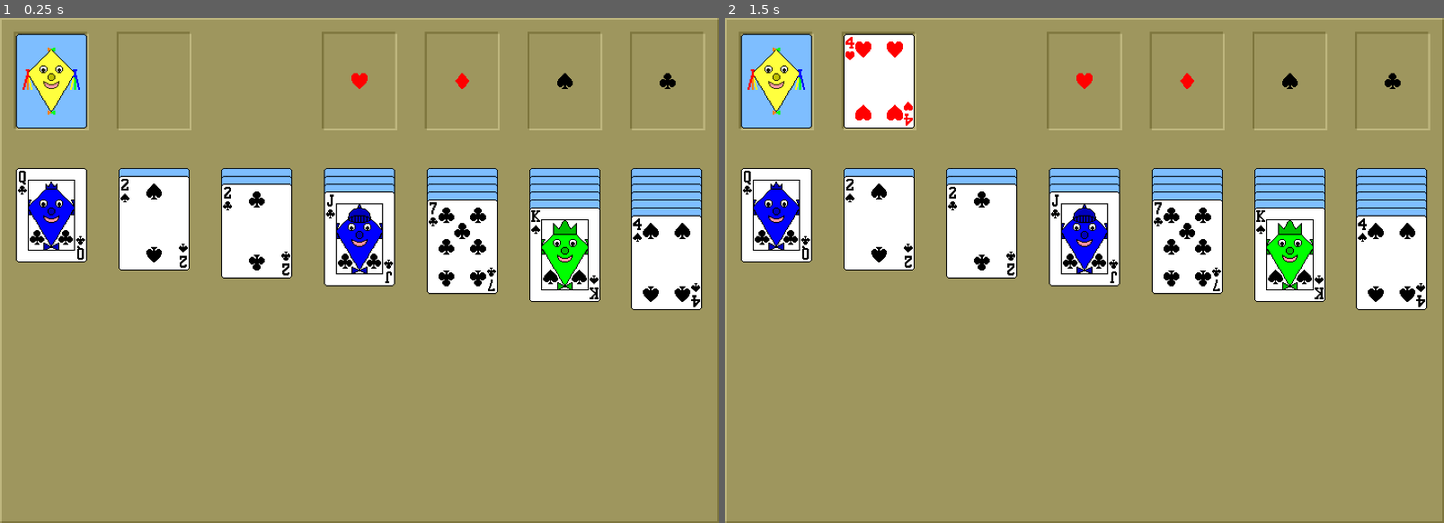
Above: before the commit, frames 1-2 (left to right).
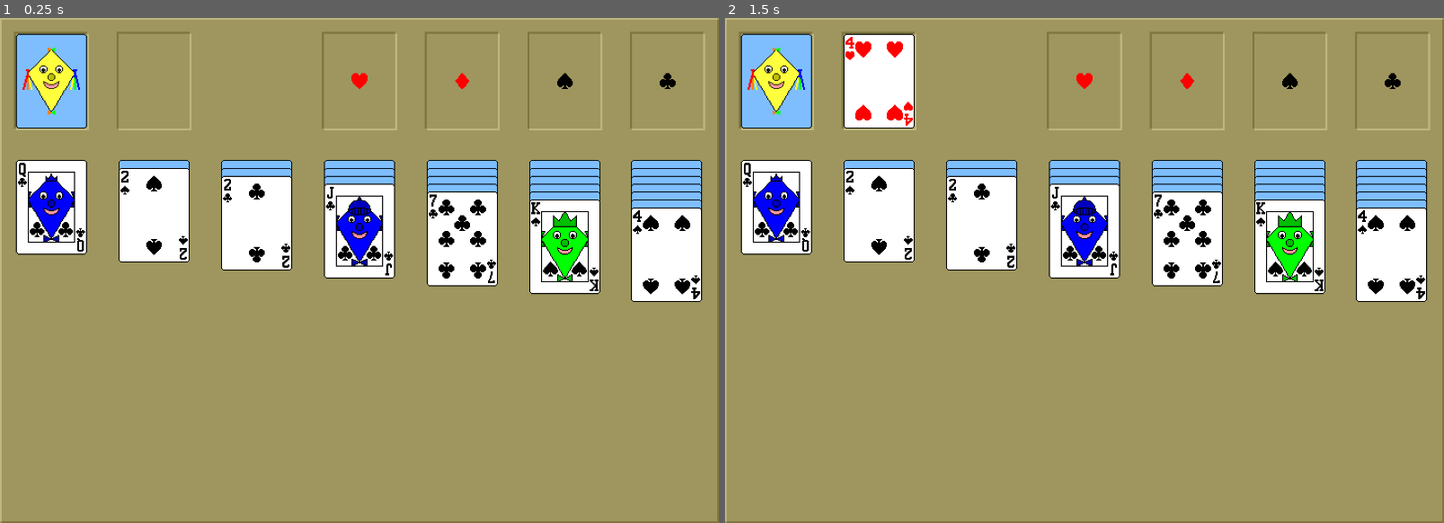
Above: after the commit, the same moments.

Repository: Drachenbauer/Solitaire
Game: Godot game, scene res://scenes/Game.tscn
Two runs of this game, one before a commit and one after it. Both use one fixed random seed, a clock stepped at 60 frames per second and the inputs below.
Inputs (mouse positions are in pixels of both pictures, inside the frame that each line leads up to):
- Up to frame 1 (0.25 s): no input
- Up to frame 2 (1.5 s): click (775, 78) at 0.5 s; click (875, 78) at 1.25 s

The runs differ from the first frame. In frame 1, 6.6% of the frame differs, in the area x 2-98%, y 28-58%; in frame 2, 6.6%.

Commit message:
work at the bottom stacks

Diff:
--- a/scenes/Card.tscn
+++ b/scenes/Card.tscn
@@ -93,6 +93,7 @@
 				G.bottom_stacks[stack_id].append(self)
 				containing_stack.erase(self)
 				containing_stack = stack
+				add_child_to_stack(G.bottom_stacks[stack_id])
 				is_picked = false
 				G.is_holding_card = false
 				return
@@ -106,6 +107,7 @@
 						G.bottom_stacks[stack_id].append(self)
 						containing_stack.erase(self)
 						containing_stack = stack
+						add_child_to_stack(G.bottom_stacks[stack_id])
 						is_picked = false
 						G.is_holding_card = false
 						return
@@ -147,6 +149,13 @@
 	tween.start()
 	yield(tween,\"tween_completed\")
 	G.is_card_sliding = false
+
+func add_child_to_stack(new_stack):
+	if child != null:
+		new_stack.append(child)
+		child.containing_stack.erase(child)
+		child.containing_stack = new_stack
+		add_child_to_stack(new_stack)
 "
 
 [sub_resource type="RectangleShape2D" id=2]
--- a/scenes/Game.tscn
+++ b/scenes/Game.tscn
@@ -100,8 +100,8 @@
 				last_card = stack[j - 1]
 				last_card.child = card
 				card.change_parent(last_card)
-
-			card.position.y = 8
+				card.position.y = 8
+
 			card.containing_stack = stack
 			stack.append(card)
 			G.storage_stack.erase(card)
@@ -140,9 +140,18 @@
 
 func _on_BottomButton_button_down(button):
 	var stack = bottom_buttons[button]
+	var mouse_position = get_viewport().get_mouse_position()
 	if stack.size() > 0:
-		if stack[stack.size() - 1].is_open:
-			stack[stack.size() - 1].hold_card()
+		for card in stack:
+			var bool_1 = mouse_position.y >= card.global_position.y - 48
+			var bool_2 = mouse_position.y < card.global_position.y - 16
+
+			if card == stack[stack.size() - 1]:
+				bool_2 = mouse_position.y < card.global_position.y +48
+
+			if bool_1 && bool_2:
+				if card.is_open:
+					card.hold_card()
 
 
 func _on_BottomButton_button_pressed(button):
